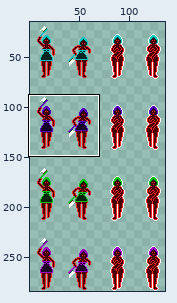
Two versions of one sprite sheet, Assets/Img/Pacman/Mulher/mulezinhaspritesheet.png. Above, an overview of the earlier version with the close-up marked.
Close-up. First the earlier version:
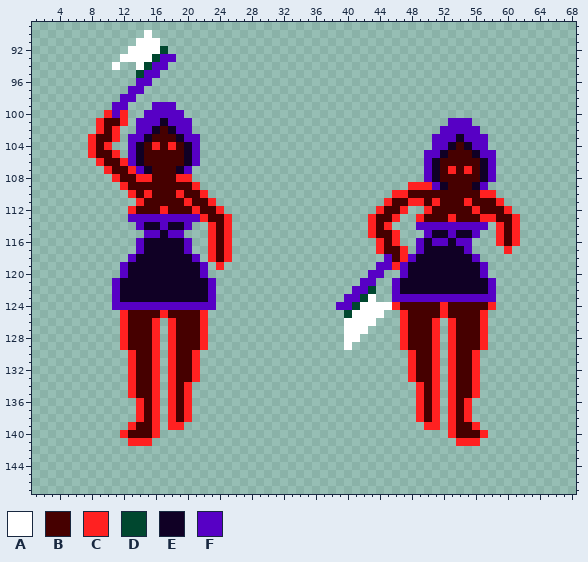
The file is 142x284 pixels. Shown: x 1..68, y 89..147. The wide view leaves out empty margins. The commit also changed other parts of the picture, which this record leaves out.
Palette (. is transparent): A #ffffff  B #460000  C #ff2121  D #00472f  E #100025  F #5700c5
Now the later version:
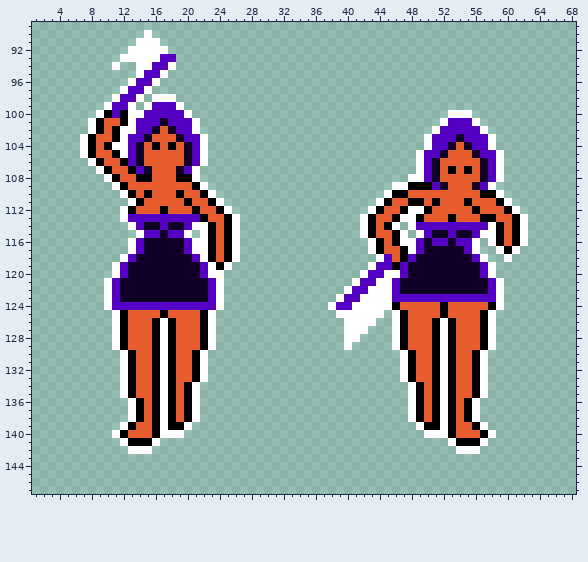
Change:
colour B: #460000 -> #e75d2e
colour C: #ff2121 -> #000000
y 92: x 17 D -> A
y 93: x 16 D -> A
y 94: x 15 D -> A; x 18 . -> A
y 95: x 14 D -> A; x 17 . -> A
y 96: x 13 . -> A; x 16 . -> A
y 97: x 12 . -> A; x 15 . -> A
y 98: x 11 . -> A; x 14 . -> A; x 16..18 ... -> AAA
y 99: x 10 . -> A; x 13 . -> A; x 15 . -> A; x 19 . -> A
y 100: x 9 . -> A; x 13..14 .. -> AA; x 20 . -> A; x 53..55 ... -> AAA
y 101: x 8 . -> A; x 13 . -> A; x 21 . -> A; x 52 . -> A; x 56 . -> A
y 102: x 8 . -> A; x 12..13 .. -> AA; x 21 . -> A; x 51 . -> A; x 57 . -> A
y 103: x 7 . -> A; x 12 . -> A; x 22 . -> A; x 50 . -> A; x 58 . -> A
y 104: x 7 . -> A; x 11..12 .. -> AA; x 22 . -> A; x 50 . -> A; x 58 . -> A
y 105: x 7 . -> A; x 12 . -> A; x 22 . -> A; x 49 . -> A; x 59 . -> A
y 106: x 8 . -> A; x 22 . -> A; x 49 . -> A; x 59 . -> A
y 107: x 9 . -> A; x 21 . -> A; x 49 . -> A; x 59 . -> A
y 108: x 10 . -> A; x 21 . -> A; x 48..49 .. -> AA; x 59 . -> A
y 109: x 11 . -> A; x 22 . -> A; x 46..47 .. -> AA; x 58 . -> A
y 110: x 12 . -> A; x 23 . -> A; x 45 . -> A; x 59 . -> A
y 111: x 13 . -> A; x 24 . -> A; x 44 . -> A; x 60 . -> A
y 112: x 12 . -> A; x 25 . -> A; x 43 . -> A; x 48..49 .. -> AA; x 61 . -> A
y 113: x 12 . -> A; x 26 . -> A; x 42 . -> A; x 47..48 .. -> AA; x 62 . -> A
y 114: x 13 . -> A; x 21..22 .. -> AA; x 26 . -> A; x 42 . -> A; x 46 . -> A; x 48 . -> A; x 58 . -> A; x 62 . -> A
y 115: x 14 . -> A; x 20 . -> A; x 22 . -> A; x 26 . -> A; x 42 . -> A; x 47 . -> A; x 49 . -> A; x 57..58 .. -> AA; x 62 . -> A
y 116: x 13 . -> A; x 21..22 .. -> AA; x 26 . -> A; x 43 . -> A; x 47..48 .. -> AA; x 56 . -> A; x 58 . -> A; x 62 . -> A
y 117: x 13 . -> A; x 21..22 .. -> AA; x 26 . -> A; x 43 . -> A; x 48 . -> A; x 56 . -> A; x 59 . -> A; x 61 . -> A
y 118: x 12 . -> A; x 22 . -> A; x 26 . -> A; x 44 . -> A; x 57 . -> A; x 60 . -> A
y 119: x 11 . -> A; x 23 . -> A; x 25 . -> A; x 43 . -> A; x 58 . -> A
y 120: x 11 . -> A; x 23..24 .. -> AA; x 42 . -> A; x 45..46 .. -> AA; x 58 . -> A
y 121: x 10 . -> A; x 24 . -> A; x 41 . -> A; x 44..45 .. -> AA; x 59 . -> A
y 122: x 10 . -> A; x 24 . -> A; x 40 . -> A; x 43..45 D.. -> AAA; x 59 . -> A
y 123: x 10 . -> A; x 24 . -> A; x 39 . -> A; x 42 D -> A; x 44..45 .. -> AA; x 59 . -> A
y 124: x 10 . -> A; x 24 . -> A; x 38 . -> A; x 41 D -> A; x 59 . -> A
y 125: x 11 . -> A; x 23 . -> A; x 39..40 .D -> AA; x 46 . -> A; x 58 . -> A
y 126..129: x 11 . -> A; x 17 . -> A; x 23 . -> A; x 46 . -> A; x 52 . -> A; x 58 . -> A
y 130..133: x 12 . -> A; x 17 . -> A; x 22 . -> A; x 47 . -> A; x 52 . -> A; x 57 . -> A
y 134..135: x 12 . -> A; x 17 . -> A; x 21 . -> A; x 48 . -> A; x 52 . -> A; x 57 . -> A
y 136..138: x 13 . -> A; x 17 . -> A; x 21 . -> A; x 48 . -> A; x 52 . -> A; x 56 . -> A
y 139: x 12 . -> A; x 17 . -> A; x 20 . -> A; x 49 . -> A; x 52 . -> A; x 57 . -> A
y 140: x 11 . -> A; x 17..19 ... -> AAA; x 50..52 ... -> AAA; x 58 . -> A
y 141: x 12 . -> A; x 16 . -> A; x 53 . -> A; x 57 . -> A
y 142: x 13..15 ... -> AAA; x 54..56 ... -> AAA
Boxes around the changes in both close-ups, in picture pixels (x1, y1, x2, y2):
changed: (80, 46, 240, 454)
changed: (328, 110, 528, 454)
